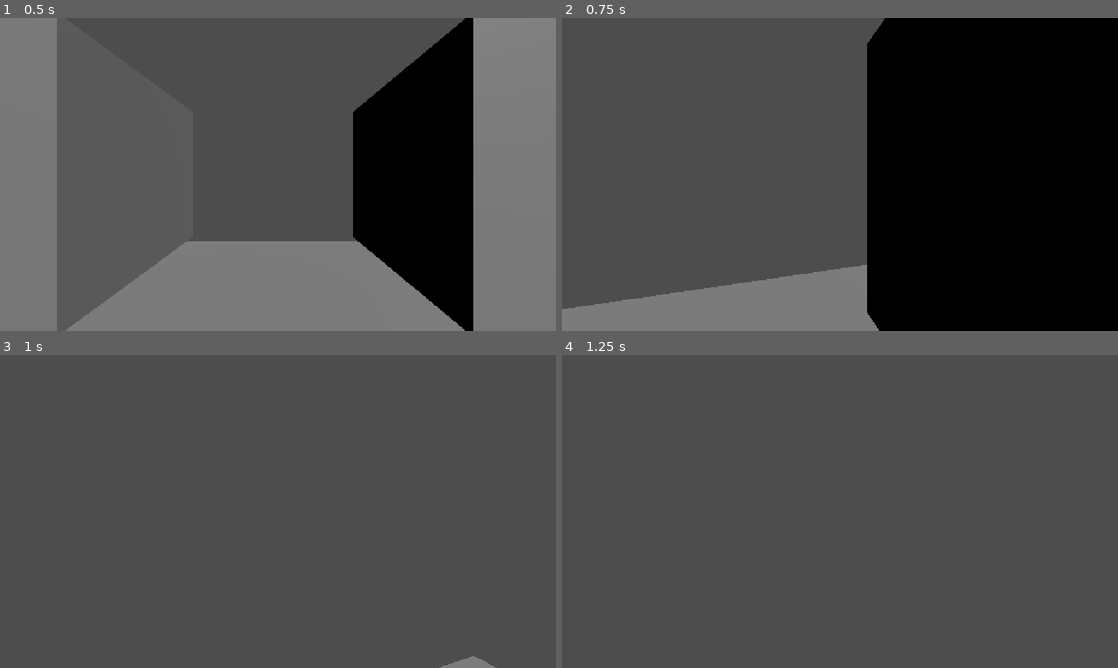
Above: before the commit, frames 1-4 (two rows, left to right).
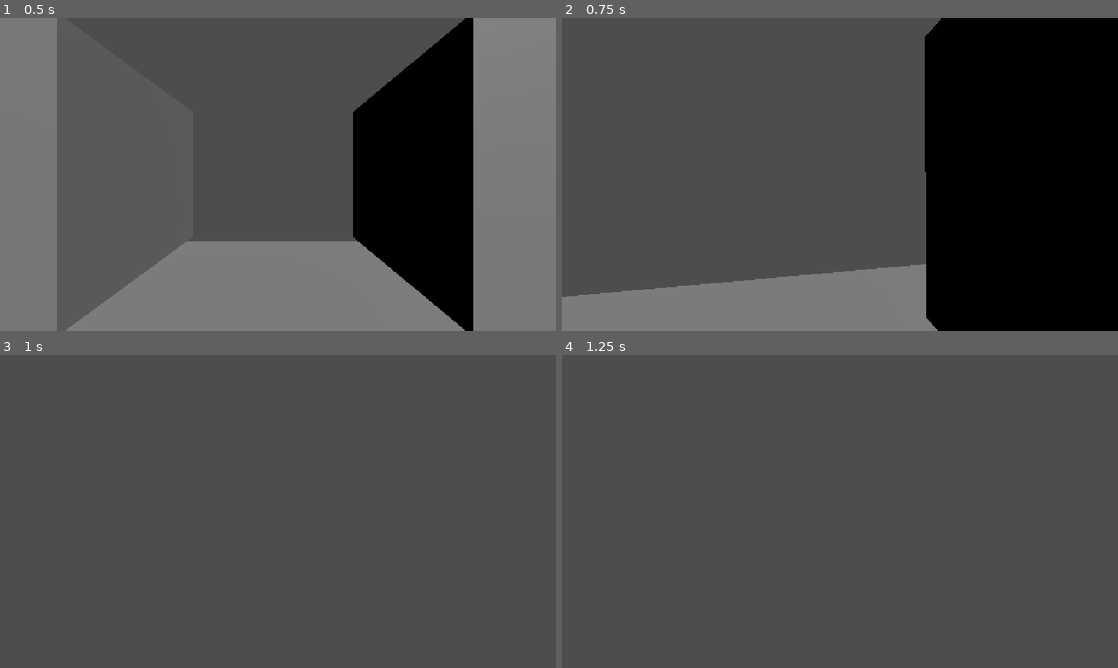
Above: after the commit, the same moments.

Repository: GabrielCirciu/TheLab
Game: Godot game, scene res://Scenes/Interactable_Test.tscn
Two runs of this game, one before a commit and one after it. Both use one fixed random seed, a clock stepped at 60 frames per second and the inputs below. This scene is started directly instead of the project's main scene.
Inputs (mouse positions are in pixels of both pictures, inside the frame that each line leads up to):
- Up to frame 1 (0.5 s): no input
- Up to frame 2 (0.75 s): tap Enter at 0.5 s; move the mouse to (867, 174) at 0.52 s; hold W (move_forward) from 0.53 s (still down); hold E (interact) from 0.53 s (still down)
- Up to frame 3 (1 s): keep holding W (move_forward); keep holding E (interact)
- Up to frame 4 (1.25 s): keep holding W (move_forward); keep holding E (interact)

Frame 1 is identical in both runs. In frame 2, 11% of the frame differs, in the area x 0-69%, y 0-100%; in frame 3, 0.2%; in frame 4, nothing differs.

Commit message:
Add rough chair interaction

Diff:
--- a/Entities/Player/Player_Controller.gd
+++ b/Entities/Player/Player_Controller.gd
@@ -12,6 +12,7 @@
 
 var current_interactable: Interactable
 var last_prompt := ""
+var sitting = false
 
 func _check_for_interactable() -> void:
 	# Shoots a raycast, expected at every physics step, checking for collision
@@ -32,11 +33,7 @@
 		last_prompt = prompt
 		prompt_changed.emit(prompt)
 
-func _ready() -> void:
-	Input.mouse_mode = Input.MOUSE_MODE_CAPTURED
-	ray.add_exception(self)
-
-func _physics_process(_delta: float) -> void:
+func _movement_input() -> void:
 	var input_dir = Input.get_vector("move_left", "move_right", "move_forward", "move_back")
 	var direction = (head.transform.basis * Vector3(input_dir.x, 0, input_dir.y)).normalized()
 	if direction:
@@ -46,6 +43,12 @@
 		velocity.x = move_toward(velocity.x, 0, SPEED)
 		velocity.z = move_toward(velocity.z, 0, SPEED)
 
+func _ready() -> void:
+	Input.mouse_mode = Input.MOUSE_MODE_CAPTURED
+	ray.add_exception(self)
+
+func _physics_process(_delta: float) -> void:
+	_movement_input()
 	move_and_slide()
 	_check_for_interactable()
 
@@ -63,3 +66,7 @@
 
 	if event.is_action_pressed("interact") and is_instance_valid(current_interactable):
 		current_interactable.interact(self)
+
+func sit(pos: Vector3) -> void:
+	sitting = true
+	global_position = pos
--- a/Entities/Player/Player_Interaction.gd
+++ /dev/null
@@ -1,48 +0,0 @@
-extends CharacterBody3D
-
-signal prompt_changed(prompt: String)
-const SPEED = 5.0
-
-@onready var ray: RayCast3D = $Head/Camera3D/RayCast3D
-var current_interactable: Interactable
-var last_prompt := ""
-
-func _check_for_interactable() -> void:
-	# Shoots a raycast, expected at every physics step, checking for collision
-	# On collision, if it hits a valid Interactable object, it fires a prompt change signal
-	var target_of_raycast: Interactable = null
-	if ray.is_colliding():
-		target_of_raycast = ray.get_collider() as Interactable
-
-	if target_of_raycast != current_interactable:
-		if is_instance_valid(current_interactable):
-			current_interactable.unfocus()
-		current_interactable = target_of_raycast
-		if current_interactable:
-			current_interactable.focus()
-
-	var prompt := current_interactable.prompt_text if is_instance_valid(current_interactable) else ""
-	if prompt != last_prompt:
-		last_prompt = prompt
-		prompt_changed.emit(prompt)
-
-func _ready() -> void:
-	Input.mouse_mode = Input.MOUSE_MODE_CAPTURED
-	ray.add_exception(self)
-
-func _physics_process(_delta: float) -> void:
-	var input_dir = Input.get_vector("move_left", "move_right", "move_forward", "move_back")
-	var direction = (transform.basis * Vector3(input_dir.x, 0, input_dir.y)).normalized()
-	if direction:
-		velocity.x = direction.x * SPEED
-		velocity.z = direction.z * SPEED
-	else:
-		velocity.x = move_toward(velocity.x, 0, SPEED)
-		velocity.z = move_toward(velocity.z, 0, SPEED)
-
-	move_and_slide()
-	_check_for_interactable()
-
-func _unhandled_input(event: InputEvent) -> void:
-	if event.is_action_pressed("interact") and is_instance_valid(current_interactable):
-		current_interactable.interact(self)
--- a/Scenes/Interactable_Test.tscn
+++ b/Scenes/Interactable_Test.tscn
@@ -4,6 +4,7 @@
 [ext_resource type="Script" uid="uid://cue05ltltu7v3" path="res://Entities/Player/Player_Controller.gd" id="2_k3iav"]
 [ext_resource type="Script" uid="uid://lvgbwtbmp326" path="res://Triggers/Interactable.gd" id="3_bhlco"]
 [ext_resource type="Script" uid="uid://bajfrpnwc47ss" path="res://Triggers/Trigger_AnimatedCube.gd" id="4_r0jl7"]
+[ext_resource type="Script" uid="uid://d8iscp8081ng" path="res://Triggers/Trigger_Chair.gd" id="5_k3iav"]
 
 [sub_resource type="CylinderShape3D" id="CylinderShape3D_6i7a3"]
 
@@ -37,6 +38,13 @@
 &"RESET": SubResource("Animation_37k3e")
 }
 
+[sub_resource type="PrismMesh" id="PrismMesh_k3iav"]
+lightmap_size_hint = Vector2i(14, 21)
+size = Vector3(0.5, 0.5, 0.5)
+
+[sub_resource type="BoxShape3D" id="BoxShape3D_k3iav"]
+size = Vector3(0.5, 0.5, 0.5)
+
 [sub_resource type="PlaneMesh" id="PlaneMesh_50ws8"]
 size = Vector2(5, 5)
 
@@ -61,6 +69,7 @@
 grow_horizontal = 2
 grow_vertical = 2
 mouse_filter = 2
+metadata/_edit_use_anchors_ = true
 
 [node name="Label_Interact" type="Label" parent="HUD/Control" unique_id=1022200183]
 layout_mode = 0
@@ -68,11 +77,12 @@
 offset_bottom = 23.0
 text = "ASD"
 script = ExtResource("1_fuboe")
+metadata/_edit_use_anchors_ = true
 
 [node name="Player" type="CharacterBody3D" parent="." unique_id=1887854673]
 transform = Transform3D(1, 0, 0, 0, 1, 0, 0, 0, 1, -0.0045104027, 1, 0.12873018)
 script = ExtResource("2_k3iav")
-look_sensitivity = 0.005
+look_sensitivity = 0.003
 
 [node name="CollisionShape3D" type="CollisionShape3D" parent="Player" unique_id=800639631]
 transform = Transform3D(1, 0, 0, 0, 1, 0, 0, 0, 1, -0.0056598186, 0, 0)
@@ -117,6 +127,19 @@
 [node name="CollisionShape3D" type="CollisionShape3D" parent="Intractable_Animated_Cube/Area3D" unique_id=2116271998]
 shape = SubResource("BoxShape3D_c3pyi")
 
+[node name="Chair" type="MeshInstance3D" parent="." unique_id=1449352136]
+transform = Transform3D(1, 0, 0, 0, -4.371139e-08, -1, 0, 1, -4.371139e-08, -0.019370675, 0.29686505, 1.4694935)
+mesh = SubResource("PrismMesh_k3iav")
+script = ExtResource("5_k3iav")
+
+[node name="Area3D" type="Area3D" parent="Chair" unique_id=370799672]
+collision_layer = 256
+script = ExtResource("3_bhlco")
+prompt_text = "Sit"
+
+[node name="CollisionShape3D" type="CollisionShape3D" parent="Chair/Area3D" unique_id=1596601935]
+shape = SubResource("BoxShape3D_k3iav")
+
 [node name="Platform" type="MeshInstance3D" parent="." unique_id=972585334]
 transform = Transform3D(1, 0, 0, 0, 1, 0, 0, 0, 1, 0, 0, -0.44723758)
 mesh = SubResource("PlaneMesh_50ws8")
--- a/Scenes/Movement_Test.tscn
+++ b/Scenes/Movement_Test.tscn
@@ -1,8 +1,9 @@
 [gd_scene format=3 uid="uid://cdvelif2uxok5"]
 
-[ext_resource type="PackedScene" uid="uid://p1s3d1dytn62" path="res://Scenes/Player.tscn" id="1_360fr"]
+[ext_resource type="Script" uid="uid://b6y5rgjk5ts8k" path="res://UI/Interaction_Prompt.gd" id="1_dei4c"]
 [ext_resource type="Script" uid="uid://bajfrpnwc47ss" path="res://Triggers/Trigger_AnimatedCube.gd" id="2_2mfv3"]
 [ext_resource type="Script" uid="uid://lvgbwtbmp326" path="res://Triggers/Interactable.gd" id="3_rdr5n"]
+[ext_resource type="Script" uid="uid://cue05ltltu7v3" path="res://Entities/Player/Player_Controller.gd" id="4_dei4c"]
 
 [sub_resource type="ProceduralSkyMaterial" id="ProceduralSkyMaterial_2mfv3"]
 sky_horizon_color = Color(0.66224277, 0.6717428, 0.6867428, 1)
@@ -25,6 +26,8 @@
 
 [sub_resource type="BoxShape3D" id="BoxShape3D_bsur0"]
 
+[sub_resource type="CylinderShape3D" id="CylinderShape3D_71et6"]
+
 [node name="Node3D" type="Node3D" unique_id=897552172]
 
 [node name="DirectionalLight3D" type="DirectionalLight3D" parent="." unique_id=860301634]
@@ -33,6 +36,31 @@
 
 [node name="WorldEnvironment" type="WorldEnvironment" parent="." unique_id=469109077]
 environment = SubResource("Environment_dei4c")
+
+[node name="HUD" type="CanvasLayer" parent="." unique_id=885526215]
+
+[node name="Control" type="Control" parent="HUD" unique_id=457970602]
+layout_mode = 3
+anchors_preset = 8
+anchor_left = 0.5
+anchor_top = 0.5
+anchor_right = 0.5
+anchor_bottom = 0.5
+offset_left = -20.0
+offset_top = -20.0
+offset_right = 20.0
+offset_bottom = 20.0
+grow_horizontal = 2
+grow_vertical = 2
+mouse_filter = 2
+metadata/_edit_use_anchors_ = true
+
+[node name="Label_Interact" type="Label" parent="HUD/Control" unique_id=713651332]
+layout_mode = 0
+offset_right = 40.0
+offset_bottom = 23.0
+text = "ASD"
+script = ExtResource("1_dei4c")
 
 [node name="Floor" type="StaticBody3D" parent="." unique_id=432665482]
 transform = Transform3D(1, 0, 0, 0, 1, 0, 0, 0, 1, -0.07181215, -4.09202, 0)
@@ -44,9 +72,6 @@
 [node name="MeshInstance3D" type="MeshInstance3D" parent="Floor" unique_id=43544351]
 transform = Transform3D(1, 0, 0, 0, 1, 0, 0, 0, 1, 0, 1, 0)
 mesh = SubResource("BoxMesh_hcxrd")
-
-[node name="CharacterBody3D" parent="." unique_id=1250894719 instance=ExtResource("1_360fr")]
-transform = Transform3D(1, 0, 0, 0, 1, 0, 0, 0, 1, 1.2743621, -1.3056462, 1.5779071)
 
 [node name="MeshInstance3D" type="MeshInstance3D" parent="." unique_id=1023609608]
 transform = Transform3D(1, 0, 0, 0, 1, 0, 0, 0, 1, 1.1413571, -1.6060807, -0.56338465)
@@ -61,3 +86,23 @@
 
 [node name="CollisionShape3D" type="CollisionShape3D" parent="MeshInstance3D/Area3D" unique_id=1189907427]
 shape = SubResource("BoxShape3D_bsur0")
+
+[node name="Player" type="CharacterBody3D" parent="." unique_id=1363620136]
+transform = Transform3D(1, 0, 0, 0, 1, 0, 0, 0, 1, 0.95067596, -1.6772566, 1.6032859)
+script = ExtResource("4_dei4c")
+look_sensitivity = 0.003
+
+[node name="CollisionShape3D" type="CollisionShape3D" parent="Player" unique_id=123467012]
+transform = Transform3D(1, 0, 0, 0, 1, 0, 0, 0, 1, -0.0056598186, 0, 0)
+shape = SubResource("CylinderShape3D_71et6")
+
+[node name="Head" type="Node3D" parent="Player" unique_id=930211697]
+transform = Transform3D(1, 0, 0, 0, 1, 0, 0, 0, 1, 0.009134054, -1, -0.12873018)
+
+[node name="Camera3D" type="Camera3D" parent="Player/Head" unique_id=531919229]
+transform = Transform3D(1, 0, 0, 0, 1, 0, 0, 0, 1, 0.0656929, 1, 0.12873018)
+
+[node name="RayCast3D" type="RayCast3D" parent="Player/Head/Camera3D" unique_id=2017239664]
+target_position = Vector3(0, 0, -1)
+collision_mask = 256
+collide_with_areas = true
--- /dev/null
+++ b/Triggers/Trigger_Chair.gd
@@ -0,0 +1,20 @@
+extends Node3D
+
+@onready var interactable: Interactable = $Area3D
+
+var is_used := false
+
+
+func _ready() -> void:
+	interactable.interacted.connect(_on_interacted)
+	_update_prompt()
+
+func _on_interacted(_who: Node) -> void:
+	if _who is CharacterBody3D:
+		is_used = not is_used
+		_who.sit(global_position)
+
+	_update_prompt()
+
+func _update_prompt() -> void:
+	interactable.prompt_text = "" if is_used else "Sit"
Not shown, removed: Entities/Player/Player_Interaction.gd.uid
Not shown, added: Triggers/Trigger_Chair.gd.uid
